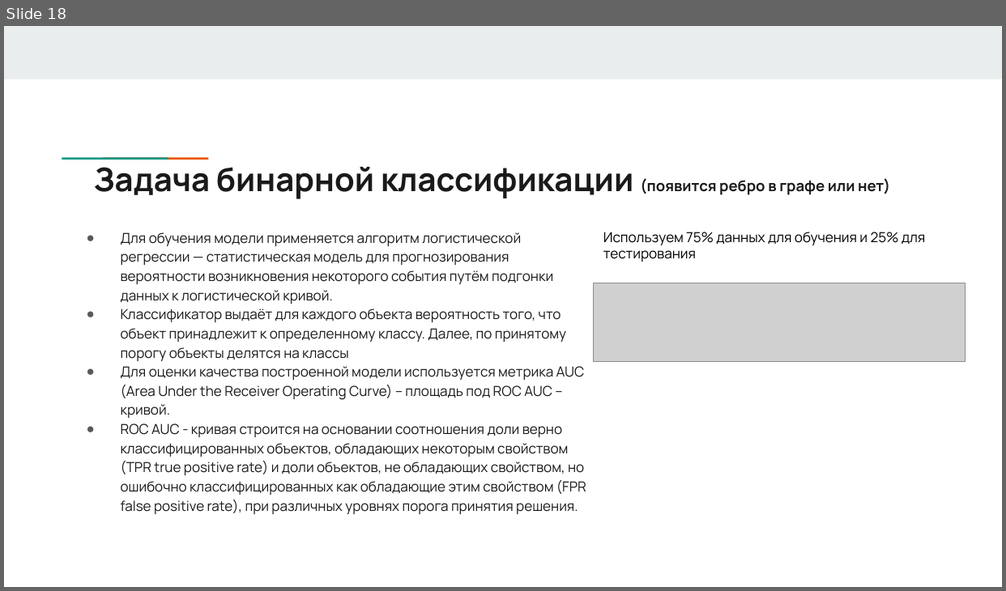
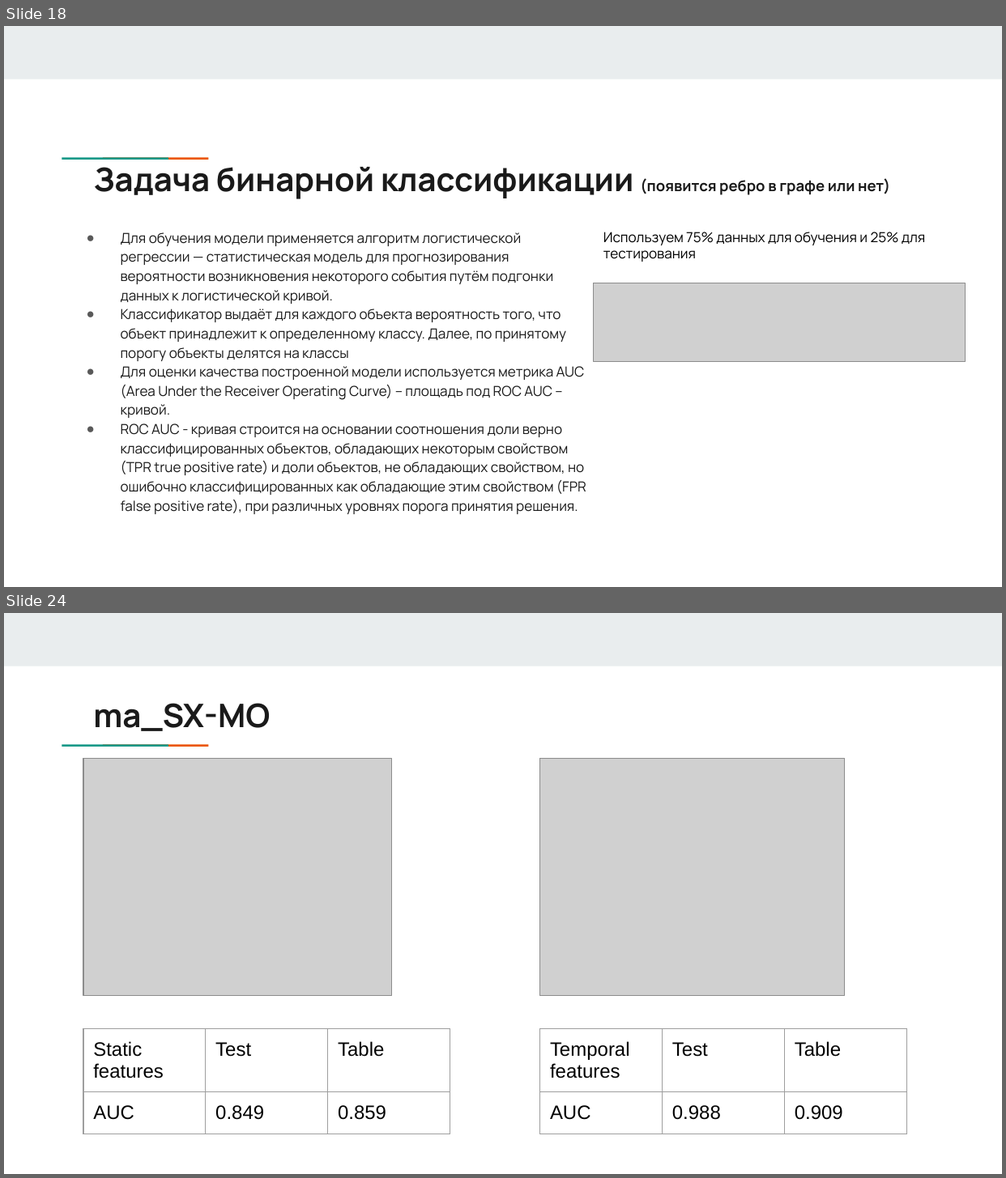
Before and after one commit to answerIII/GraphTheory2022-2023, a slide deck: notes/Team17.pptx. Shown one above the other, each under a label of ours: slide 18 before the commit, slides 18 and 24 after it; the slides between them are not shown. The pictures are 1006x591 and 1006x1178 pixels, drawn with LibreOffice and Linux fonts; fonts in the diff are those of the drawing; grey boxes stand for pictures. Boxes give left, top, right and bottom in pixels: in the first picture for what was removed or moved away, otherwise in the second. Text is boxed around its words. In the diff, an @@ line names an element or a change of style, - is before the commit and + after.

```diff
--- a/notes/Team17.pptx
+++ b/notes/Team17.pptx
@@ slide 24 added at (x1=4, y1=613, x2=1002, y2=1174), background #FFFFFF; not listed: 3 template elements that a slide beside it also shows @@
@@ title added at (x1=93, y1=703, x2=270, y2=731), 23.4 pt, text #1A1A1A, bold @@
+ma_SX-MO
@@ picture added at (x1=84, y1=759, x2=392, y2=996) @@
@@ picture added at (x1=540, y1=759, x2=844, y2=996) @@
@@ table added at (x1=84, y1=1029, x2=452, y2=1139), 2 rows, 3 columns @@
+Static features | Test | Table
+AUC | 0.849 | 0.859
@@ table added at (x1=540, y1=1029, x2=908, y2=1139), 2 rows, 3 columns @@
+Temporal features | Test | Table
+AUC | 0.988 | 0.909
```
Also in this commit, not shown: 3 slides changed, 5 other slides added, 3 slides removed, 19 other files.
